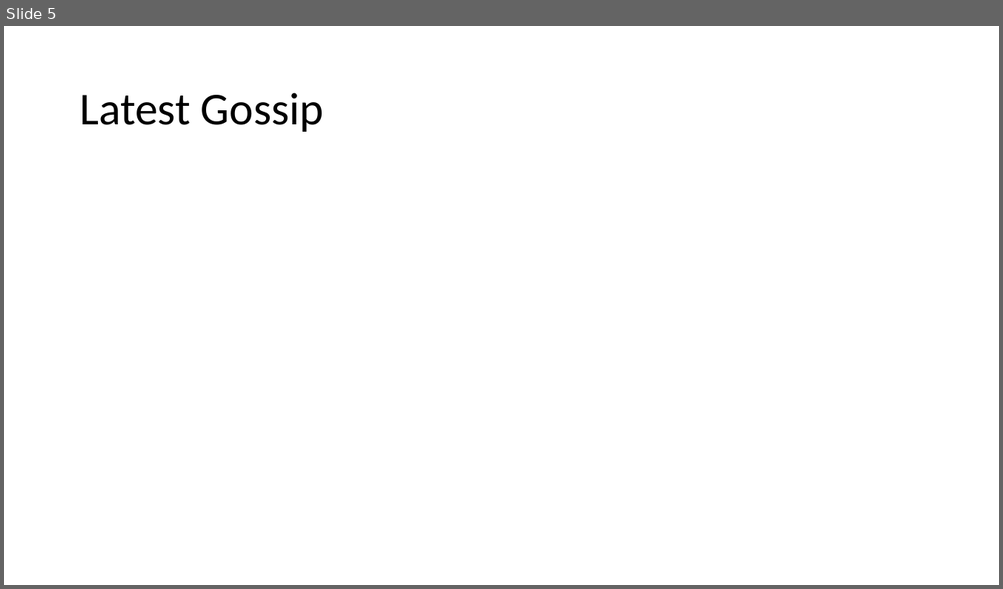
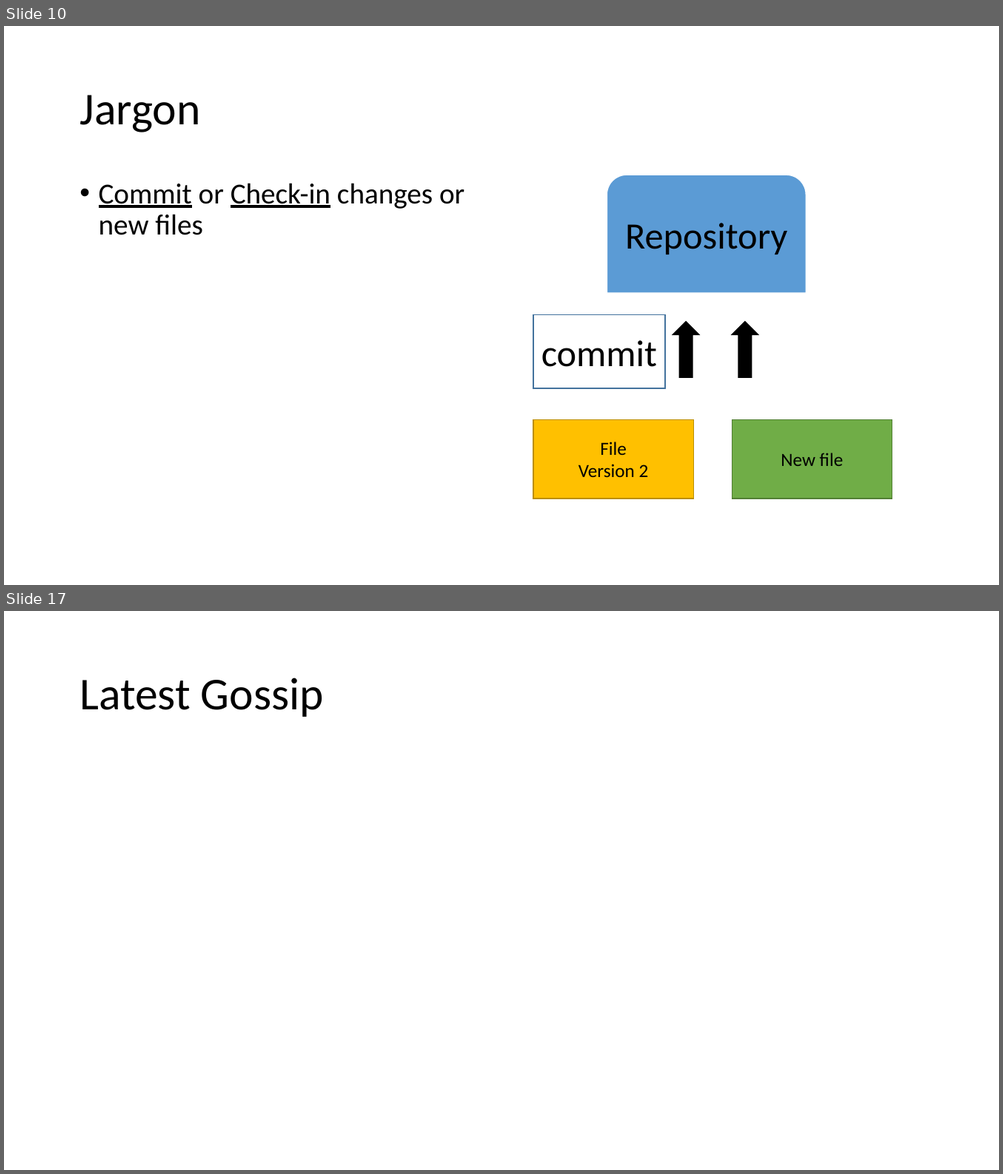
Before and after one commit to vegfetch/talk, a slide deck: cf_version_control_systems.pptx. Shown one above the other, each under a label of ours: slide 5 before the commit, slides 10 and 17 after it; the slides between them are not shown. The pictures are 1003x589 and 1003x1174 pixels, drawn with LibreOffice and Linux fonts; fonts in the diff are those of the drawing. Boxes give left, top, right and bottom in pixels: in the first picture for what was removed or moved away, otherwise in the second. Text is boxed around its words. In the diff, an @@ line names an element or a change of style, - is before the commit and + after.

```diff
--- a/cf_version_control_systems.pptx
+++ b/cf_version_control_systems.pptx
@@ slide 10 added at [4, 26, 999, 585], background #FFFFFF @@
@@ title added at [79, 95, 200, 133], 44 pt, text #000000 @@
+Jargon
@@ round same rect added at [607, 175, 806, 294], fill #5B9BD5, outline #FFFFFF 1 pt @@
@@ text added at [99, 183, 464, 235], 28 pt, text #000000 @@
+• Commit or Check-in changes or new files
@@ text added at [625, 223, 787, 255], 36 pt, text #000000 @@
+Repository
@@ rectangle added at [533, 315, 665, 389], fill #FFFFFF, outline #43739E 1 pt, 36 pt, text #000000 @@
+commit
@@ up arrow added at [672, 322, 699, 378], fill #000000, outline #000000 1 pt @@
@@ up arrow added at [732, 322, 758, 378], fill #000000, outline #000000 1 pt @@
@@ rectangle added at [533, 420, 694, 499], fill #FFC000, outline #BD8E00 1 pt, 18 pt, text #000000 @@
+File
+Version 2
@@ rectangle added at [732, 420, 893, 499], fill #70AD47, outline #538035 1 pt, 18 pt, text #000000 @@
+New file
@@ what was slide 5 is now slide 17 @@
```
Also in this commit, not shown: 3 slides changed, 12 other slides added, 1 slide removed, 1 other file.
